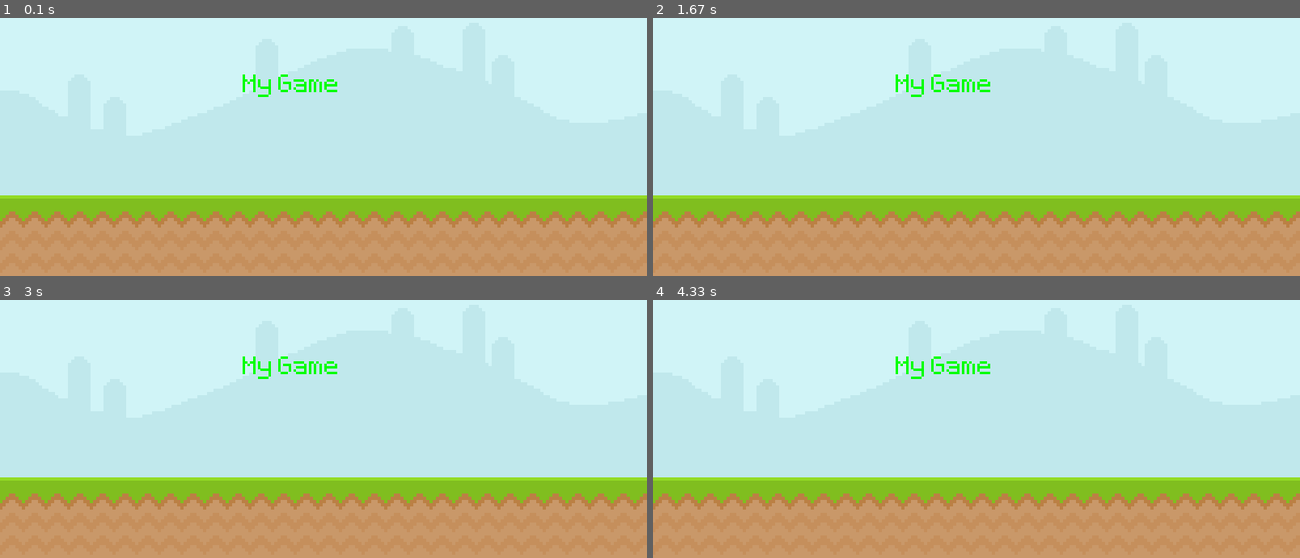
Above: before the commit, frames 1-4 (two rows, left to right).
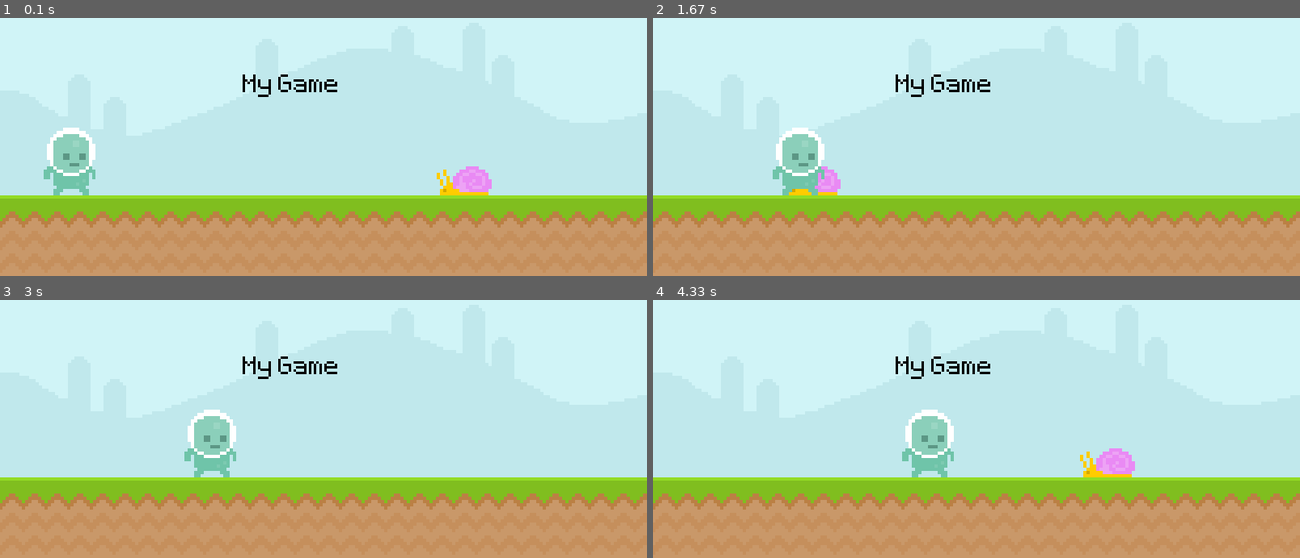
Above: after the commit, the same moments.

Repository: paulo-desouza/python-minigames
Game: pygame game, started from pygame/intro.py
The game is run twice, just before and just after one commit, with the same random seed, the same clock (stepped at 60 frames per second) and the same inputs.
Inputs:
- Up to frame 1 (0.1 s): no input
- Up to frame 2 (1.67 s): no input
- Up to frame 3 (3 s): no input
- Up to frame 4 (4.33 s): no input

The runs differ from the first frame. In frame 1, 2.6% of the frame differs, in the area x 6-76%, y 21-69%; in frame 2, 2.3%; in frame 3, 1.9%; in frame 4, 2.6%.

Commit message:
Adding movement, and adding Rectangles for better positioning.

Diff:
--- a/pygame/intro.py
+++ b/pygame/intro.py
@@ -8,9 +8,15 @@
 test_font = pygame.font.Font('font/Pixeltype.ttf', 50)
 
 
-sky_surface = pygame.image.load('graphics/Sky.png')
-ground_surface = pygame.image.load('graphics/ground.png')
-text_surface = test_font.render('My Game', False, 'Green')
+sky_surf = pygame.image.load('graphics/Sky.png').convert()
+ground_surf = pygame.image.load('graphics/ground.png').convert()
+text_surf = test_font.render('My Game', False, 'Black')
+
+snail_surf = pygame.image.load('graphics/snail/snail1.png').convert_alpha()
+snail_rect = snail_surf.get_rect(midbottom = (600, 300))
+
+player_surf = pygame.image.load('graphics/player/player_walk_1.png').convert_alpha()
+player_rect = player_surf.get_rect(midbottom = (80, 300))
 
 while True:
     for event in pygame.event.get():
@@ -18,9 +24,16 @@
             pygame.quit()
             exit()
 
-    screen.blit(sky_surface, (0, 0))
-    screen.blit(ground_surface, (0, 300))
-    screen.blit(text_surface, (300, 150))
+    screen.blit(sky_surf, (0, 0))
+    screen.blit(ground_surf, (0, 300))
+    screen.blit(text_surf, (300, 150))
+    if snail_rect.x > -100:
+        snail_rect.left -= 4
+    else:
+        snail_rect.x = 900
+    screen.blit(snail_surf, snail_rect)
+    player_rect.left += 1
+    screen.blit(player_surf, player_rect)
 
     pygame.display.update()
     clock.tick(60)
